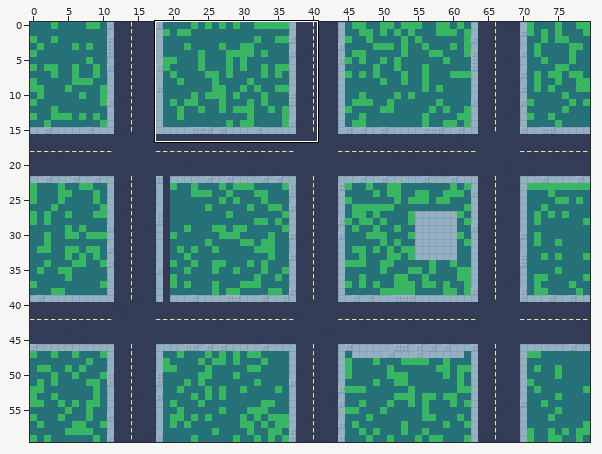
One commit to this Tiled map (JSON): maps/miasteczko.tmj. Above: a wide view before the commit, with the close-up outlined.
Close-up. Before the edit:
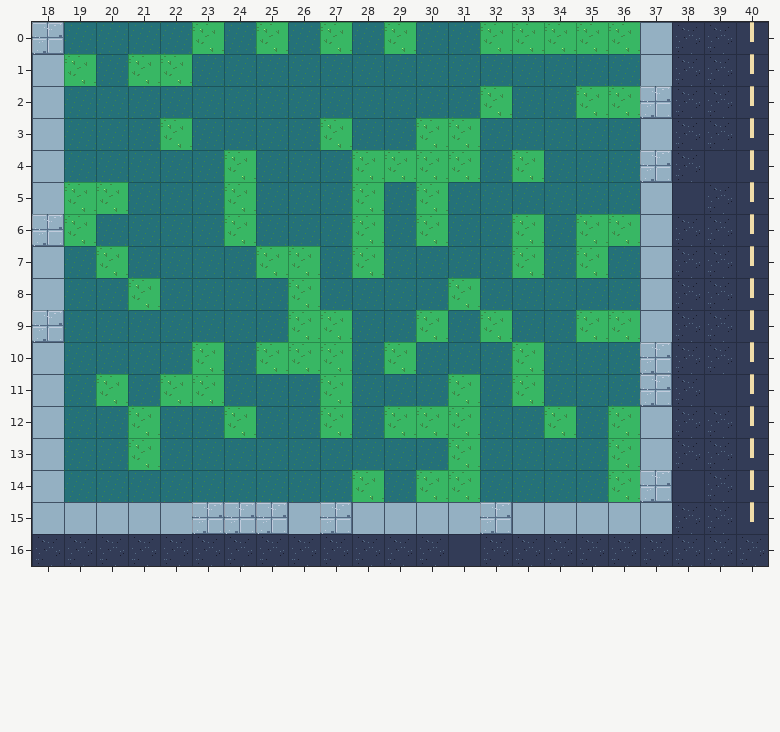
Cells are 32x32 px. Shown: x 18..40, y 0..16. The commit also changed other parts of the map, which this record leaves out. Tiles whose own drawing changed are shown in their newer look in all pictures.
Now the later version:
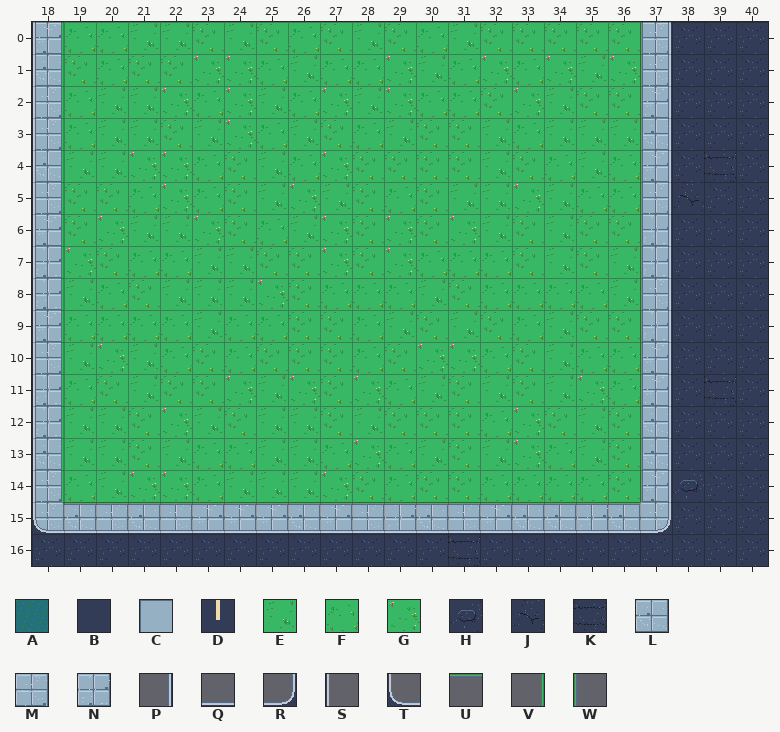
Key: from "training": A 0, B 1, C 2, D 6, E 8, F 9, G 10, H 11, J 12, K 13, L 14, M 15, N 16, P 49, Q 51, R 53, S 55, T 59, U 64, V 65, W 71.
_ is an empty cell, . an unchanged one.
Tiles of an added or newly shown layer are drawn over the layers below it.
The edit:
--- layer "ground"
@@ x 18..39 @@
- 0 .AAAA.A.A.A.AA.....C..
- 1 C.A..AAAAAAAAAAAAAAC..
- 2 CAAAAAAAAAAAAA.AA.....
- 3 CAAA.AAAA.AA..AAAAAC..
- 4 CAAAAA.AAA....A.AAA..B
- 5 C..AAA.AAA.A.AAAAAACB.
- 6 ..AAAA.AAA.A.AA.A..C..
- 7 CA.AAAA..A.AAAA.A.AC..
- 8 CAA.AAAA.AAAA.AAAAAC..
- 9 .AAAAAAA..AA.A.AA..C..
-10 CAAAA.A...A.AAA.AAA...
-11 CA.A..AAA.AAA.A.AAA..B
-12 CAA.AA.AA.A...AA.A.C..
-13 CAA.AAAAAAAAA.AAAA.C..
-14 CAAAAAAAAA.A..AAAA..B.
-15 CCCCC...C.CCCC.CCCCC..
-16 .............B........
+ 0 .FFEE.E.F.E.FE.....M..
+ 1 L.F..GGFEFFGEFGFGEGM..
+ 2 MFEEGFGEFGEGFF.GE.....
+ 3 MFEE.EGFE.FE..EFEEEL..
+ 4 LEEGGF.EFG....E.FEF..K
+ 5 M..FGF.EGE.F.EEGEFFMJ.
+ 6 ..GEEG.FEG.G.GE.E..N..
+ 7 NG.FFEE..G.GFFF.E.EN..
+ 8 NEF.EEEG.FFFE.FFFFEM..
+ 9 .FFFFEFF..FE.E.FE..N..
+10 MEGEF.F...F.GGF.EFF...
+11 NF.E..GEG.GFE.E.EGF..K
+12 NEE.GE.EE.E...FG.E.L..
+13 LEE.EFFEEFGFE.EGFE.L..
+14 MFEGGFEEEG.F..FFFF..H.
+15 MLMLM...L.MNLM.LLNLM..
+16 .............K........
--- layer "markings"
@@ x 40..40 @@
- 0 D
- 1 D
- 2 D
- 3 D
- 4 D
- 5 D
- 6 D
- 7 D
- 8 D
- 9 D
-10 D
-11 D
-12 D
-13 D
-14 D
-15 D
+ 0 _
+ 1 _
+ 2 _
+ 3 _
+ 4 _
+ 5 _
+ 6 _
+ 7 _
+ 8 _
+ 9 _
+10 _
+11 _
+12 _
+13 _
+14 _
+15 _
--- layer "verge" (added)
@@ x 18..37 @@
- 0 _.................._
- 1 _.................._
- 2 _.................._
- 3 _.................._
- 4 _.................._
- 5 _.................._
- 6 _.................._
- 7 _.................._
- 8 _.................._
- 9 _.................._
-10 _.................._
-11 _.................._
-12 _.................._
-13 _.................._
-14 _.................._
-15 .__________________.
+ 0 V..................W
+ 1 V..................W
+ 2 V..................W
+ 3 V..................W
+ 4 V..................W
+ 5 V..................W
+ 6 V..................W
+ 7 V..................W
+ 8 V..................W
+ 9 V..................W
+10 V..................W
+11 V..................W
+12 V..................W
+13 V..................W
+14 V..................W
+15 .UUUUUUUUUUUUUUUUUU.
--- layer "curb" (added)
@@ x 18..37 @@
- 0 _.................._
- 1 _.................._
- 2 _.................._
- 3 _.................._
- 4 _.................._
- 5 _.................._
- 6 _.................._
- 7 _.................._
- 8 _.................._
- 9 _.................._
-10 _.................._
-11 _.................._
-12 _.................._
-13 _.................._
-14 _.................._
-15 ____________________
+ 0 S..................P
+ 1 S..................P
+ 2 S..................P
+ 3 S..................P
+ 4 S..................P
+ 5 S..................P
+ 6 S..................P
+ 7 S..................P
+ 8 S..................P
+ 9 S..................P
+10 S..................P
+11 S..................P
+12 S..................P
+13 S..................P
+14 S..................P
+15 TQQQQQQQQQQQQQQQQQQR
